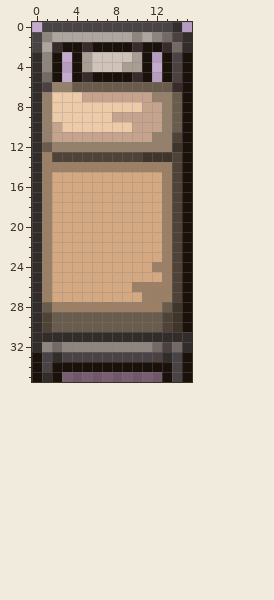
Pixel-art sprite: img/koika.png. The picture above is the old version.
The file is 16x36 pixels. Colours within 5 levels of each other are drawn and written as one.
The same view after the edit:
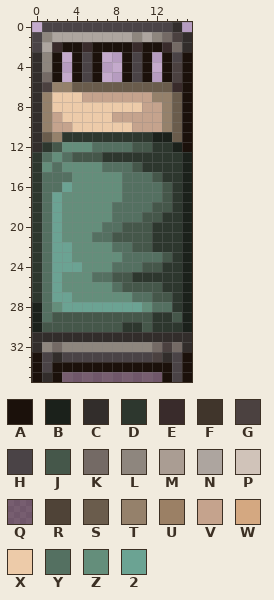
Palette (. is transparent): A #1b110b  B #1b211b  C #322d2b  D #2d372e  E #392b2b  F #40352b  G #4b4140  H #4a4346  J #45574a  K #746a65  L #8e867e  M #aa9d93  N #ada59f  P #d0c3b9  Q #2a12147f  R #4f4337  S #6a5c4c  T #95816b  U #9b8065  V #c5a38d  W #d4a881  X #edcba9  Y #547061  Z #648e7b  2 #6ba393
Change:
Changed rows in their new state; - is an unchanged pixel.
first column x 5:
 3 HA..AH
 4 HA..AH
 5 H-..-H
first column x 0:
 9 --V-------------
10 ---V------------
11 -STDDDDDDDDDBBS-
12 -DJZZZYYYYJJDDB-
13 DYZYJJJDDDDDDDDB
14 DZYZZZZYYYJDDDDB
15 DYYYZZZZZYYYJDDB
16 DYY2ZZZZZYYYYJDB
17 DY2ZZZZZZYYYYJDB
18 DY2ZZZZZYYYYJJDB
19 DY2ZZZZZYYYJJDDB
20 DY2ZZZZYYJJJDDDB
21 DY2ZZZYYJJJJDDDB
22 DY22ZZZZYYJJDDDB
23 DY22ZZZZZYYYYJDB
24 DY222ZZZYYYJJDDB
25 DY2ZZZYYJJDDDDDB
26 DY2ZZZZZYJJJJDDB
27 DY22ZZZZZZYYJJDB
28 BYZ22222222ZYYDB
29 BYJJJJJJJJJJDDJB
30 BJJJJJJJJDDJDDDB
Pixel boxes of the changes (left, top, right, bottom) in both pictures:
changed: (82, 52, 142, 82)
changed: (32, 112, 192, 332)
